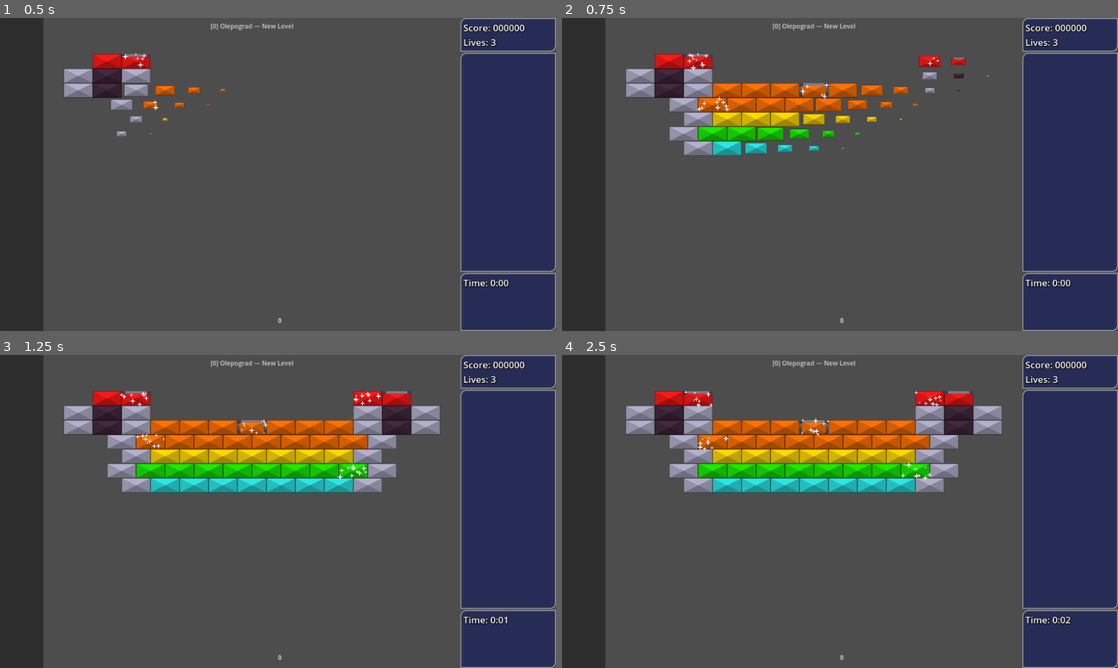
Above: before the commit, frames 1-4 (two rows, left to right).
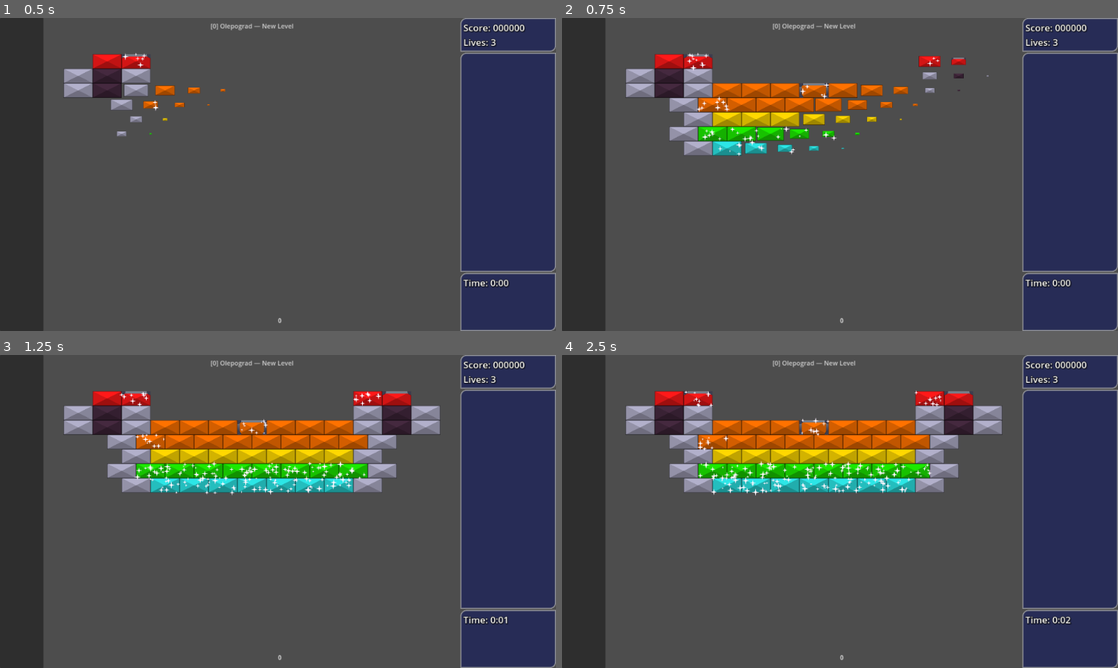
Above: after the commit, the same moments.

Repository: O-39889/brickout
Game: Godot game, scene res://scenes/levels_new/main_level_template.tscn
Two runs of this game, one before a commit and one after it. Both use one fixed random seed, a clock stepped at 60 frames per second and the inputs below. The engine's default icon, where the game draws it, is replaced by a stand-in: a white triangle on a blue panel in a dark square.
Inputs (mouse positions are in pixels of both pictures, inside the frame that each line leads up to):
- Up to frame 1 (0.5 s): no input
- Up to frame 2 (0.75 s): move the mouse to (867, 174) at 0.52 s; click (867, 174) at 0.67 s
- Up to frame 3 (1.25 s): no input
- Up to frame 4 (2.5 s): move the mouse to (812, 511) at 1.27 s; click (812, 511) at 1.42 s; move the mouse to (851, 505) at 2.02 s; click (851, 505) at 2.17 s

Frame 1 is identical in both runs. In frame 2, 0.2% of the frame differs, in the area x 25-50%, y 34-45%; in frame 3, 0.8%; in frame 4, 0.8%, in the area x 24-67%, y 33-45%.

Commit message:
Adjust GUI again
* Add timer containers (for timed power-ups) to the GUI
* Make the acid ball timer GUI work again
* Add level clear and game over screens (again)

Diff:
--- a/project.godot
+++ b/project.godot
@@ -89,6 +89,21 @@
 "events": [Object(InputEventKey,"resource_local_to_scene":false,"resource_name":"","device":0,"window_id":0,"alt_presse …(194 unchanged characters)…
 ]
 }
+debug_6={
+"deadzone": 0.5,
+"events": [Object(InputEventKey,"resource_local_to_scene":false,"resource_name":"","device":-1,"window_id":0,"alt_pressed":false,"shift_pressed":false,"ctrl_pressed":false,"meta_pressed":false,"pressed":false,"keycode":0,"physical_keycode":4194337,"key_label":0,"unicode":0,"location":0,"echo":false,"script":null)
+]
+}
+debug_7={
+"deadzone": 0.5,
+"events": [Object(InputEventKey,"resource_local_to_scene":false,"resource_name":"","device":-1,"window_id":0,"alt_pressed":false,"shift_pressed":false,"ctrl_pressed":false,"meta_pressed":false,"pressed":false,"keycode":0,"physical_keycode":4194338,"key_label":0,"unicode":0,"location":0,"echo":false,"script":null)
+]
+}
+debug_8={
+"deadzone": 0.5,
+"events": [Object(InputEventKey,"resource_local_to_scene":false,"resource_name":"","device":-1,"window_id":0,"alt_pressed":false,"shift_pressed":false,"ctrl_pressed":false,"meta_pressed":false,"pressed":false,"keycode":0,"physical_keycode":4194339,"key_label":0,"unicode":0,"location":0,"echo":false,"script":null)
+]
+}
 
 [layer_names]
 
--- /dev/null
+++ b/resources/bigtext_label_settings.tres
@@ -0,0 +1,9 @@
+[gd_resource type="LabelSettings" format=3 uid="uid://bedtepc8kaaw5"]
+
+[resource]
+font_size = 96
+outline_size = 10
+outline_color = Color(0, 0, 0, 1)
+shadow_size = 8
+shadow_color = Color(0, 0, 0, 0.435294)
+shadow_offset = Vector2(4, 4)
--- a/resources/gui_theme.tres
+++ b/resources/gui_theme.tres
@@ -1,4 +1,4 @@
 [gd_resource type="Theme" format=3 uid="uid://disr836qacj33"]
 
 [resource]
-default_font_size = 24
+default_font_size = 32
--- /dev/null
+++ b/scenes/gui/game_over_screen.tscn
@@ -0,0 +1,60 @@
+[gd_scene load_steps=5 format=3 uid="uid://beqk5sg07uh84"]
+
+[ext_resource type="Script" path="res://scripts/game_over_screen.gd" id="1_d7y4q"]
+[ext_resource type="LabelSettings" uid="uid://bedtepc8kaaw5" path="res://resources/bigtext_label_settings.tres" id="1_m3iex"]
+[ext_resource type="Theme" uid="uid://disr836qacj33" path="res://resources/gui_theme.tres" id="2_udwcm"]
+[ext_resource type="LabelSettings" uid="uid://dse1o7dk5j0oi" path="res://resources/stats_label_settings.tres" id="3_8cawh"]
+
+[node name="GameOverScreen" type="Control"]
+layout_mode = 3
+anchors_preset = 15
+anchor_right = 1.0
+anchor_bottom = 1.0
+grow_horizontal = 2
+grow_vertical = 2
+script = ExtResource("1_d7y4q")
+
+[node name="Label" type="Label" parent="."]
+layout_mode = 1
+anchors_preset = -1
+anchor_left = 0.5
+anchor_top = 0.4
+anchor_right = 0.5
+anchor_bottom = 0.4
+grow_horizontal = 2
+grow_vertical = 2
+text = "Game Over"
+label_settings = ExtResource("1_m3iex")
+horizontal_alignment = 1
+vertical_alignment = 1
+
+[node name="Stuff" type="VBoxContainer" parent="."]
+layout_mode = 1
+anchors_preset = -1
+anchor_left = 0.5
+anchor_top = 0.5
+anchor_right = 0.5
+anchor_bottom = 0.5
+grow_horizontal = 2
+theme_override_constants/separation = 8
+alignment = 1
+
+[node name="ScoreLbl" type="Label" parent="Stuff"]
+unique_name_in_owner = true
+layout_mode = 2
+text = "Score: 0"
+label_settings = ExtResource("3_8cawh")
+horizontal_alignment = 1
+vertical_alignment = 1
+
+[node name="RestartBtn" type="Button" parent="Stuff"]
+unique_name_in_owner = true
+layout_mode = 2
+theme = ExtResource("2_udwcm")
+text = "Restart"
+
+[node name="ExitBtn" type="Button" parent="Stuff"]
+unique_name_in_owner = true
+layout_mode = 2
+theme = ExtResource("2_udwcm")
+text = "Main Menu"
--- /dev/null
+++ b/scenes/gui/level_clear_screen.tscn
@@ -0,0 +1,68 @@
+[gd_scene load_steps=5 format=3 uid="uid://d0yi04218uul2"]
+
+[ext_resource type="Script" path="res://scripts/level_clear_screen.gd" id="1_c3od4"]
+[ext_resource type="LabelSettings" uid="uid://bedtepc8kaaw5" path="res://resources/bigtext_label_settings.tres" id="2_xac6a"]
+[ext_resource type="LabelSettings" uid="uid://dse1o7dk5j0oi" path="res://resources/stats_label_settings.tres" id="3_l6o5l"]
+[ext_resource type="Theme" uid="uid://disr836qacj33" path="res://resources/gui_theme.tres" id="4_cayai"]
+
+[node name="LevelClearScreen" type="Control"]
+layout_mode = 3
+anchors_preset = 15
+anchor_right = 1.0
+anchor_bottom = 1.0
+grow_horizontal = 2
+grow_vertical = 2
+script = ExtResource("1_c3od4")
+
+[node name="Label" type="Label" parent="."]
+layout_mode = 1
+anchors_preset = -1
+anchor_left = 0.5
+anchor_top = 0.4
+anchor_right = 0.5
+anchor_bottom = 0.4
+grow_horizontal = 2
+grow_vertical = 2
+text = "Level Complete"
+label_settings = ExtResource("2_xac6a")
+horizontal_alignment = 1
+vertical_alignment = 1
+
+[node name="Stuff" type="VBoxContainer" parent="."]
+layout_mode = 1
+anchors_preset = -1
+anchor_left = 0.5
+anchor_top = 0.5
+anchor_right = 0.5
+anchor_bottom = 0.5
+grow_horizontal = 2
+theme_override_constants/separation = 8
+alignment = 1
+
+[node name="ScoreLbl" type="Label" parent="Stuff"]
+unique_name_in_owner = true
+layout_mode = 2
+text = "Score: 0"
+label_settings = ExtResource("3_l6o5l")
+horizontal_alignment = 1
+vertical_alignment = 1
+
+[node name="TimeLbl" type="Label" parent="Stuff"]
+unique_name_in_owner = true
+layout_mode = 2
+text = "Time: 0:00"
+label_settings = ExtResource("3_l6o5l")
+horizontal_alignment = 1
+vertical_alignment = 1
+
+[node name="ContinueBtn" type="Button" parent="Stuff"]
+unique_name_in_owner = true
+layout_mode = 2
+theme = ExtResource("4_cayai")
+text = "Continue"
+
+[node name="ExitBtn" type="Button" parent="Stuff"]
+unique_name_in_owner = true
+layout_mode = 2
+theme = ExtResource("4_cayai")
+text = "Main Menu"
--- a/scenes/gui/timer_container.tscn
+++ b/scenes/gui/timer_container.tscn
@@ -2,9 +2,7 @@
 
 [ext_resource type="Texture2D" uid="uid://cffnlue8pxf6p" path="res://icon.svg" id="1_7b28w"]
 [ext_resource type="Script" path="res://scripts/timer_label.gd" id="1_fvvvv"]
-
-[sub_resource type="LabelSettings" id="LabelSettings_h56ac"]
-font_size = 28
+[ext_resource type="LabelSettings" uid="uid://dse1o7dk5j0oi" path="res://resources/stats_label_settings.tres" id="3_78mhx"]
 
 [node name="TimerContainer" type="HBoxContainer"]
 offset_right = 110.0
@@ -21,4 +19,4 @@
 [node name="Label" type="Label" parent="."]
 layout_mode = 2
 text = "0:00"
-label_settings = SubResource("LabelSettings_h56ac")
+label_settings = ExtResource("3_78mhx")
--- a/scenes/levels_new/main_level_gameplay.tscn
+++ b/scenes/levels_new/main_level_gameplay.tscn
@@ -48,31 +48,39 @@
 
 [node name="Brick6" parent="BrickComponent" instance=ExtResource("5_arx0l")]
 position = Vector2(720, 450)
+is_shimmering = true
 
 [node name="Brick7" parent="BrickComponent" instance=ExtResource("5_arx0l")]
 position = Vector2(820, 450)
+is_shimmering = true
 
 [node name="Brick8" parent="BrickComponent" instance=ExtResource("5_arx0l")]
 position = Vector2(620, 450)
+is_shimmering = true
 
 [node name="Brick9" parent="BrickComponent" instance=ExtResource("5_arx0l")]
 position = Vector2(570, 400)
+is_shimmering = true
 color = 2
 
 [node name="Brick10" parent="BrickComponent" instance=ExtResource("5_arx0l")]
 position = Vector2(670, 400)
+is_shimmering = true
 color = 2
 
 [node name="Brick11" parent="BrickComponent" instance=ExtResource("5_arx0l")]
 position = Vector2(770, 400)
+is_shimmering = true
 color = 2
 
 [node name="Brick12" parent="BrickComponent" instance=ExtResource("5_arx0l")]
 position = Vector2(870, 400)
+is_shimmering = true
 color = 2
 
 [node name="Brick13" parent="BrickComponent" instance=ExtResource("5_arx0l")]
 position = Vector2(970, 400)
+is_shimmering = true
 color = 2
 
 [node name="Brick40" parent="BrickComponent" instance=ExtResource("5_arx0l")]
@@ -82,22 +90,28 @@
 
 [node name="Brick14" parent="BrickComponent" instance=ExtResource("5_arx0l")]
 position = Vector2(920, 450)
+is_shimmering = true
 
 [node name="Brick41" parent="BrickComponent" instance=ExtResource("5_arx0l")]
 position = Vector2(1020, 450)
+is_shimmering = true
 
 [node name="Brick15" parent="BrickComponent" instance=ExtResource("5_arx0l")]
 position = Vector2(520, 450)
+is_shimmering = true
 
 [node name="Brick42" parent="BrickComponent" instance=ExtResource("5_arx0l")]
 position = Vector2(420, 450)
+is_shimmering = true
 
 [node name="Brick16" parent="BrickComponent" instance=ExtResource("5_arx0l")]
 position = Vector2(470, 400)
+is_shimmering = true
 color = 2
 
 [node name="Brick39" parent="BrickComponent" instance=ExtResource("5_arx0l")]
 position = Vector2(370, 400)
+is_shimmering = true
 color = 2
 
 [node name="Brick17" parent="BrickComponent" instance=ExtResource("5_arx0l")]
@@ -278,7 +292,7 @@
 
 [node name="LevelAuthorName" type="Label" parent="CanvasLayer"]
 unique_name_in_owner = true
-anchors_preset = -1
+anchors_preset = 5
 anchor_left = 0.5
 anchor_right = 0.5
 offset_top = 12.0
--- a/scenes/levels_new/main_level_template.tscn
+++ b/scenes/levels_new/main_level_template.tscn
@@ -35,17 +35,21 @@
 custom_minimum_size = Vector2(150, 0)
 layout_mode = 2
 
-[node name="GameContainer" type="SubViewportContainer" parent="HBoxContainer"]
+[node name="UglyWorkaround" type="MarginContainer" parent="HBoxContainer"]
+unique_name_in_owner = true
+layout_mode = 2
+
+[node name="GameContainer" type="SubViewportContainer" parent="HBoxContainer/UglyWorkaround"]
 layout_mode = 2
 size_flags_horizontal = 3
 
-[node name="GameVPort" type="SubViewport" parent="HBoxContainer/GameContainer"]
+[node name="GameVPort" type="SubViewport" parent="HBoxContainer/UglyWorkaround/GameContainer"]
 disable_3d = true
 handle_input_locally = false
 size = Vector2i(1440, 1080)
 render_target_update_mode = 4
 
-[node name="MainLevelGameplay" parent="HBoxContainer/GameContainer/GameVPort" instance=ExtResource("1_n8d5k")]
+[node name="MainLevelGameplay" parent="HBoxContainer/UglyWorkaround/GameContainer/GameVPort" instance=ExtResource("1_n8d5k")]
 unique_name_in_owner = true
 level_author = "Olepograd"
 
@@ -90,6 +94,17 @@
 [node name="VBoxContainer" type="VBoxContainer" parent="HBoxContainer/StatsPanel/Stats/PowerupTimers"]
 layout_mode = 2
 
+[node name="BarrierIndicator" type="Label" parent="HBoxContainer/StatsPanel/Stats/PowerupTimers/VBoxContainer"]
+unique_name_in_owner = true
+visible = false
+layout_mode = 2
+text = "Barrier Active"
+label_settings = ExtResource("3_6kyua")
+
+[node name="PowerupTimersContainer" type="VBoxContainer" parent="HBoxContainer/StatsPanel/Stats/PowerupTimers/VBoxContainer"]
+unique_name_in_owner = true
+layout_mode = 2
+
 [node name="OtherStuffIdk" type="PanelContainer" parent="HBoxContainer/StatsPanel/Stats"]
 custom_minimum_size = Vector2(0, 200)
 layout_mode = 2
--- a/scripts/classes/Powerup.gd
+++ b/scripts/classes/Powerup.gd
@@ -8,6 +8,13 @@
 	PaddleFreeze,
 };
 
+
+const TIMED_POWERUPS := [
+	&'sticky_paddle',
+	&'acid_ball',
+	&'ghost_paddle',
+	&'paddle_freeze',
+];
 
 const POWERUP_POOL = {
 	&'good': [
--- /dev/null
+++ b/scripts/game_over_screen.gd
@@ -0,0 +1,14 @@
+class_name GameOverScreen extends Control;
+
+
+@onready var score_lbl : Label = %ScoreLbl;
+@onready var restart_btn : Button = %RestartBtn;
+@onready var exit_btn : Button = %ExitBtn;
+
+
+func _ready() -> void:
+	if randf() < 0.00333333:
+		if randf() < 0.42069 * 0.42069:
+			$"Label".text = "Game Joever";
+		else:
+			restart_btn.text = "Restaurant"
--- /dev/null
+++ b/scripts/level_clear_screen.gd
@@ -0,0 +1,7 @@
+class_name LevelClearScreen extends Control;
+
+
+@onready var score_lbl : Label = %ScoreLbl;
+@onready var time_lbl : Label = %TimeLbl;
+@onready var continue_btn : Button = %ContinueBtn;
+@onready var exit_btn : Button = %ExitBtn;
--- a/scripts/level_components/ball_component.gd
+++ b/scripts/level_components/ball_component.gd
@@ -21,6 +21,7 @@
 	t.autostart = false;
 	t.one_shot = true;
 	t.wait_time = ACID_TIME;
+	t.name = "AcidTimer";
 	add_child(t)
 	return t).call();
 
@@ -31,19 +32,22 @@
 	EventBus.ball_collision.connect(handle_collision);
 	acid_timer.timeout.connect(_on_acid_timer_timeout);
 	EventBus.ball_lost.connect(_on_ball_lost);
-	EventBus.ball_state_changed.connect(func(old_state, new_state):
-		var acid_balls_found := false;
-		for ball : Ball in get_tree().get_nodes_in_group(&'balls'):
-			if ball.state == Ball.BallState.Acid:
-				acid_balls_found = true;
-				break;
-		if not acid_balls_found:
-			acid_timer.stop();
-			# this is a piece of bs
-			#level.gui.remove_timer(Powerup.TimedPowerup.AcidBall);
-		pass)
-	EventBus.level_cleared.connect(func():
-		acid_timer.timeout.disconnect(_on_acid_timer_timeout));
+	EventBus.powerup_collected.connect(func(powerup: Powerup) -> void:
+		if powerup.id == &'fire_ball':
+			if not acid_timer.is_stopped():
+				# oh dios mio
+				# it does NOT send a signal on being stopped
+				# that means we must send it ourselves
+				# or do something else instead lol
+				# but maybe just force stop the timer ig
+				# TODO: do something with it
+				acid_timer.stop();
+				# well i guess this works as well
+				acid_timer.timeout.emit();
+	);
+	EventBus.level_cleared.connect(acid_timer.stop);
+	#EventBus.level_cleared.connect(func():
+		#acid_timer.timeout.disconnect(_on_acid_timer_timeout));
 
 
 func enable_acid():
--- a/scripts/main_level.gd
+++ b/scripts/main_level.gd
@@ -210,13 +210,16 @@
 			powerup_component._request_powerup('finish_level',
 				paddle.position - Vector2(0, 69));
 		if event.is_action_pressed("debug_2"):
-			powerup_component._request_powerup('double_balls',
+			powerup_component._request_powerup('acid_ball',
 				paddle.position - Vector2(0, 69));
 		if event.is_action_pressed('debug_3'):
-			powerup_component._request_powerup('triple_ball',
+			powerup_component._request_powerup('fire_ball',
 				paddle.position - Vector2(0, 69));
 		if event.is_action_pressed('debug_4'):
-			powerup_component._request_powerup('add_ball',
-				paddle.position - Vector2(0, 69));
-		if event.is_action_pressed('debug_5'):
+			powerup_component._request_powerup('sticky_paddle',
+				paddle.position - Vector2(0, 69));
+		if event.is_action_pressed("debug_5"):
+			powerup_component._request_powerup('paddle_freeze',
+				paddle.position - Vector2(0, 69))
+		if event.is_action_pressed('debug_8'):
 			Engine.time_scale = 1.0 if not is_equal_approx(Engine.time_scale, 1.0) else 0.02;
--- a/scripts/main_level_template.gd
+++ b/scripts/main_level_template.gd
@@ -3,6 +3,8 @@
 
 
 const SCORE_CHANGE_SPEED := 10; # framerate dependent i don't care lmao
+
+const TIMER_CONTAINER_PACKED := preload("res://scenes/gui/timer_container.tscn");
 
 
 var display_score : int = GameProgression.score:
@@ -18,9 +20,19 @@
 ## to update the display score.
 var score_match : bool = true;
 
+var timers : Dictionary = {
+	Powerup.TimedPowerup.StickyPaddle: null,
+	Powerup.TimedPowerup.AcidBall: null,
+	Powerup.TimedPowerup.GhostPaddle: null,
+	Powerup.TimedPowerup.PaddleFreeze: null,
+};
+
 @onready var score_lbl : Label = %ScoreLbl;
 @onready var lives_lbl : Label = %LivesLbl;
 @onready var timer_lbl : Label = %LevelTime;
+
+@onready var main_container : MarginContainer = %UglyWorkaround;
+@onready var timers_container : Container = %PowerupTimersContainer;
 
 @onready var lvl : MainLevel = %MainLevelGameplay;
 
@@ -28,10 +40,12 @@
 # Called when the node enters the scene tree for the first time.
 func _ready() -> void:
 	get_window().min_size = Vector2i(1024, 576);
+
 	EventBus.score_changed.connect(func(_amount: int) -> void:
 		score_match = false);
-	EventBus.lives_changed.connect(func() -> void:
-		update_lives_counter());
+	EventBus.lives_changed.connect(update_lives_counter);
+	EventBus.powerup_collected.connect(_on_powerup_collected);
+
 	update_score_counter();
 	update_lives_counter();
 
@@ -44,6 +58,56 @@
 	lives_lbl.text = "Lives: " + str(GameProgression.lives);
 
 
+func show_game_over() -> void:
+	clear_timers();
+
+
+func show_level_clear() -> void:
+	clear_timers();
+
+
+func add_or_extend_timer(timer: Timer, what: Powerup.TimedPowerup) -> void:
+	if timers[what] == null:
+		timers[what] = TIMER_CONTAINER_PACKED.instantiate() as TimerContainer;
+		timers[what].assigned_powerup = what;
+		timers[what].bound_timer = timer;
+		timers[what].tree_exiting.connect(remove_timer.bind(what));
+		var children := timers_container.get_children();
+		if children.is_empty():
+			timers_container.add_child(timers[what]);
+		else:
+			timers_container.add_child(timers[what]);
+			timers_container.move_child(timers[what], mini(
+				timers_container.get_child_count(), what
+			));
+
+
+func remove_timer(what: Powerup.TimedPowerup) -> void:
+	if is_instance_valid(timers[what]):
+		timers[what].queue_free();
+	timers[what] = null;
+
+
+func clear_timers() -> void:
+	for id in Powerup.TimedPowerup:
+		remove_timer(Powerup.TimedPowerup[id]);
+
+
+func _on_powerup_collected(powerup: Powerup) -> void:
+	if not powerup.id in Powerup.TIMED_POWERUPS:
+		return;
+	match powerup.id:
+		&'sticky_paddle':
+			add_or_extend_timer(lvl.paddle.sticky_timer,
+				Powerup.TimedPowerup.StickyPaddle);
+		&'acid_ball':
+			add_or_extend_timer(lvl.ball_component.acid_timer,
+				Powerup.TimedPowerup.AcidBall);
+		&'paddle_freeze':
+			add_or_extend_timer(lvl.paddle.frozen_timer,
+				Powerup.TimedPowerup.PaddleFreeze);
+
+
 func _process(delta: float) -> void:
 	if not score_match:
 		display_score = int(move_toward(display_score, GameProgression.score, SCORE_CHANGE_SPEED));
--- a/scripts/timer_label.gd
+++ b/scripts/timer_label.gd
@@ -11,8 +11,8 @@
 func _ready():
 	assert(bound_timer);
 	assert(assigned_powerup != null);
-	bound_timer.tree_exiting.connect(func(): queue_free());
-	bound_timer.timeout.connect(func(): queue_free());
+	bound_timer.tree_exiting.connect(queue_free);
+	bound_timer.timeout.connect(queue_free);
 	match assigned_powerup:
 		Powerup.TimedPowerup.StickyPaddle:
 			icon.modulate = Color.MAGENTA;
@@ -25,7 +25,6 @@
 			icon.modulate.a = 0.3333;
 
 
-
 func _physics_process(delta):
 	if bound_timer != null:
 		# not exactly too helpful with my case of, like, stuff
